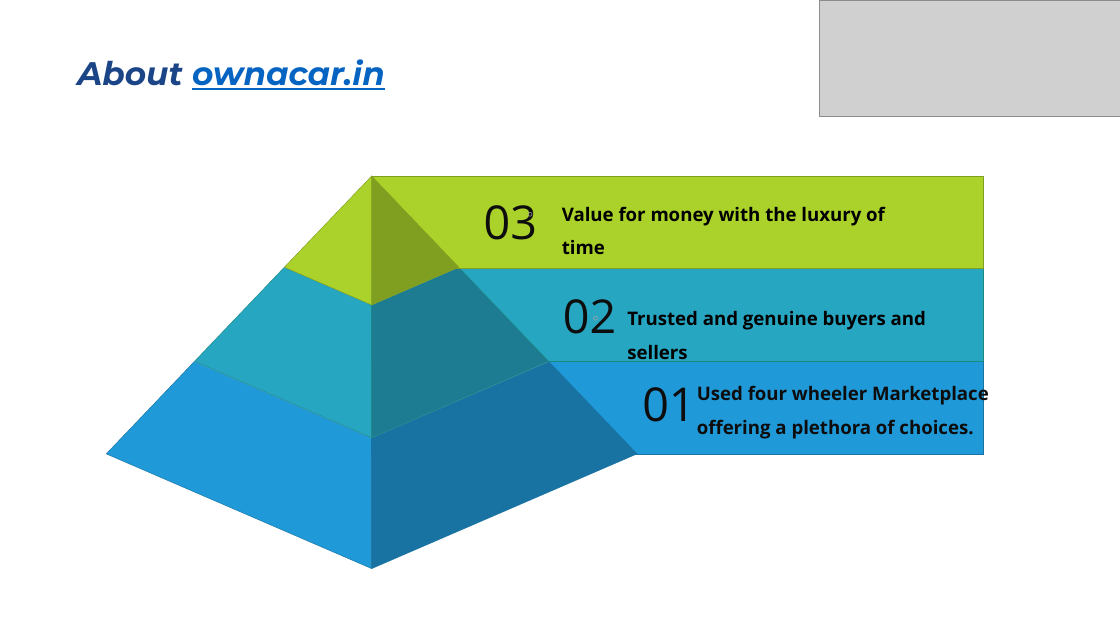
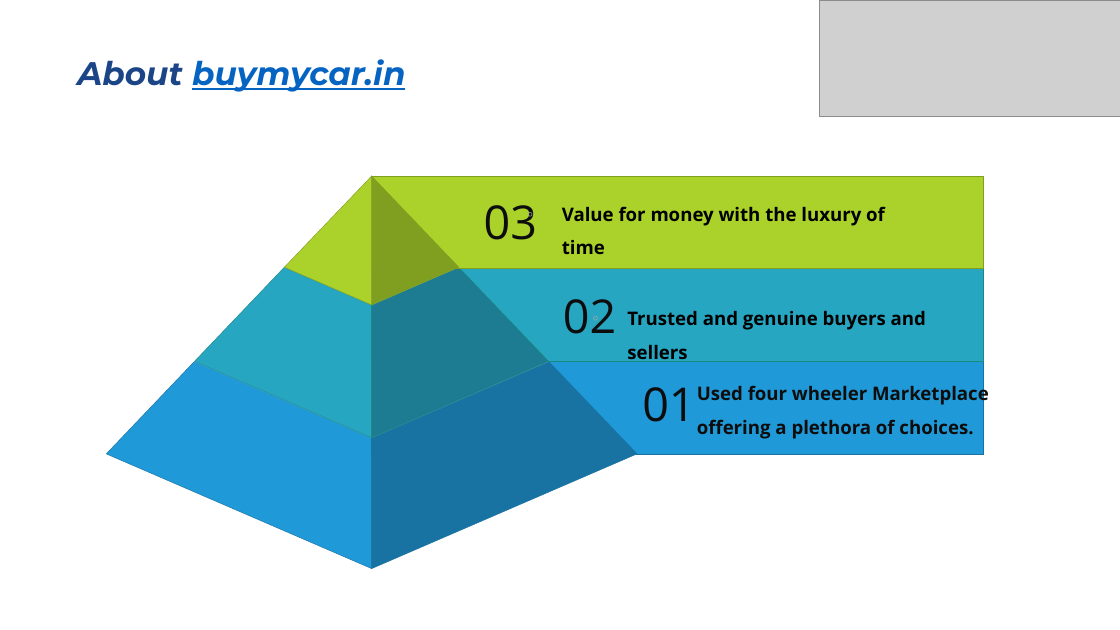
Before and after one commit to venkatesh-prasad-au16/unfinished-work, a slide deck: slide 2 of PPT/FInal/Buy My Car/BuyMyCar.pptx. Drawn at 1120x630 pixels with LibreOffice and Linux fonts; fonts in the diff are those of the drawing; grey boxes stand for pictures. Boxes give left, top, right and bottom in pixels: in the first picture for what was removed or moved away, otherwise in the second. Text is boxed around its words. In the diff, an @@ line names an element or a change of style, - is before the commit and + after.

```diff
--- a/PPT/FInal/Buy My Car/BuyMyCar.pptx
+++ b/PPT/FInal/Buy My Car/BuyMyCar.pptx
@@ text at <box>77,59,406,92</box>: text changed @@
-About ownacar.in
+About buymycar.in
```
Also in this commit, not shown: 2 other slides changed, 2 other files.
